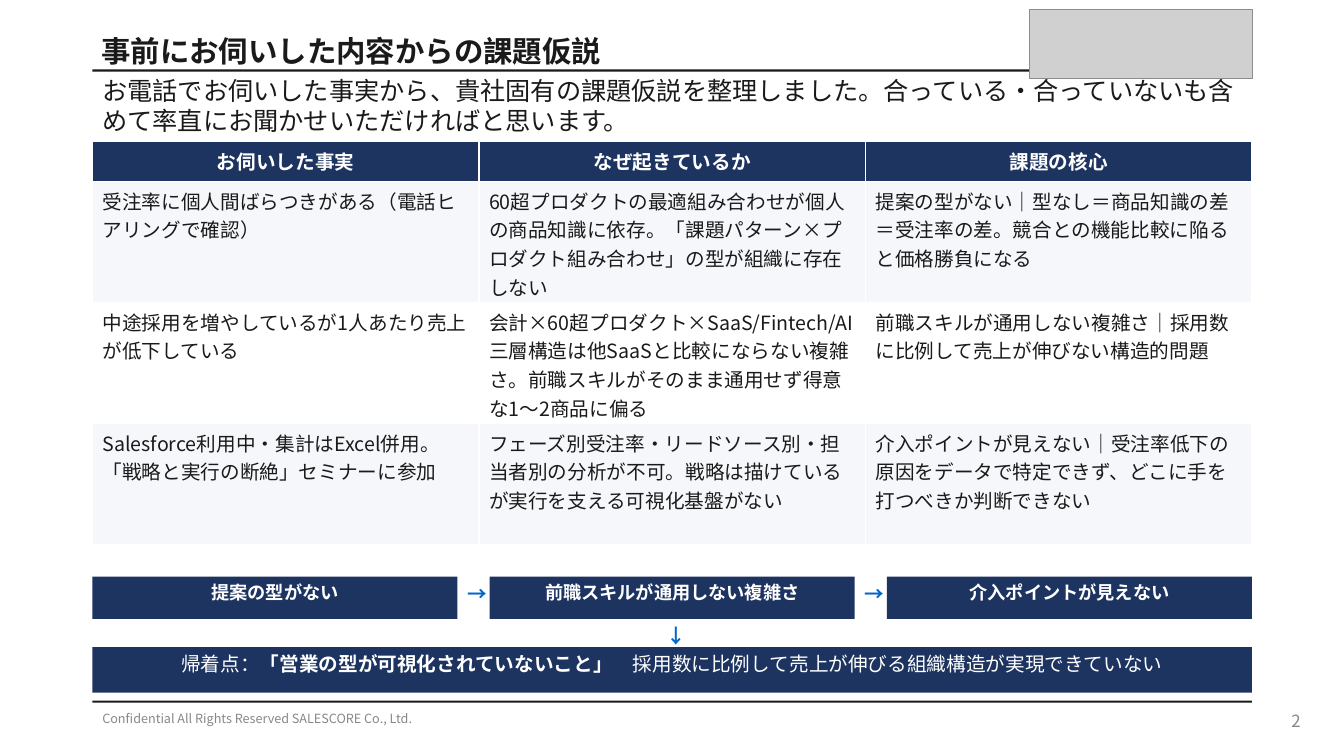
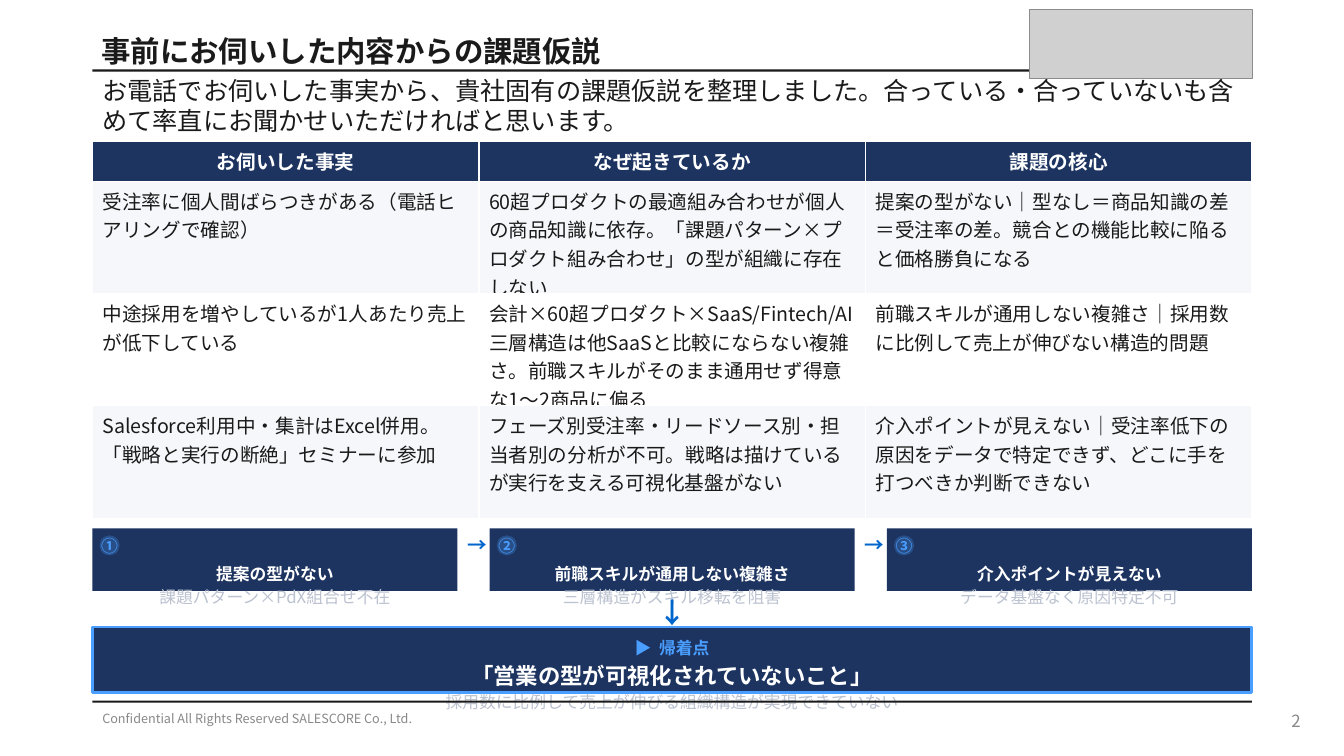
Before and after one commit to shintanagami-netizen/-, a slide deck: slide 2 of slides_p10_p12.pptx. Drawn at 1344x756 pixels with LibreOffice and Linux fonts; fonts in the diff are those of the drawing; grey boxes stand for pictures. Boxes give left, top, right and bottom in pixels: in the first picture for what was removed or moved away, otherwise in the second. Text is boxed around its words. In the diff, an @@ line names an element or a change of style, - is before the commit and + after.

```diff
--- a/slides_p10_p12.pptx
+++ b/slides_p10_p12.pptx
@@ table: place and size @@
-table at bbox=[93, 141, 1251, 544]
+table at bbox=[93, 141, 1251, 608]
@@ rectangle: place and size @@
-rectangle at bbox=[93, 577, 458, 619]
+rectangle at bbox=[93, 528, 458, 591]
@@ ellipse added at bbox=[100, 535, 120, 556], fill #284F88, 12 pt, text #4A9EFF, bold @@
+①
@@ text "→": place and size @@
-text "→" at bbox=[458, 577, 490, 619]
+text "→" at bbox=[458, 528, 490, 591]
@@ text "→" at bbox=[458, 528, 490, 591]: more space between paragraphs @@
@@ rectangle: place and size @@
-rectangle at bbox=[490, 577, 855, 619]
+rectangle at bbox=[490, 528, 855, 591]
@@ ellipse added at bbox=[497, 535, 517, 556], fill #284F88, 12 pt, text #4A9EFF, bold @@
+②
@@ text "→" at bbox=[855, 528, 887, 591]: more space between paragraphs @@
@@ text "→": place and size @@
-text "→" at bbox=[855, 577, 887, 619]
+text "→" at bbox=[855, 528, 887, 591]
@@ rectangle: place and size @@
-rectangle at bbox=[887, 577, 1252, 619]
+rectangle at bbox=[887, 528, 1252, 591]
@@ ellipse added at bbox=[894, 535, 914, 556], fill #284F88, 12 pt, text #4A9EFF, bold @@
+③
@@ text "提案の型がない": place and size @@
-text "提案の型がない" at bbox=[211, 583, 338, 601]
+text "提案の型がない" at bbox=[159, 565, 390, 604]
@@ text at bbox=[216, 565, 334, 582]: size 13 to 12 pt in "提案の型がない" @@
@@ text "前職スキルが通用しない複雑さ": place and size @@
-text "前職スキルが通用しない複雑さ" at bbox=[545, 583, 799, 601]
+text "前職スキルが通用しない複雑さ" at bbox=[555, 565, 790, 608]
@@ text at bbox=[555, 565, 790, 582]: size 13 to 12 pt in "前職スキルが通用しない複雑さ" @@
@@ text "介入ポイントが見えない": place and size @@
-text "介入ポイントが見えない" at bbox=[970, 583, 1170, 601]
+text "介入ポイントが見えない" at bbox=[960, 565, 1178, 604]
@@ text at bbox=[977, 565, 1162, 582]: size 13 to 12 pt in "介入ポイントが見えない" @@
@@ text at bbox=[159, 586, 390, 604]: paragraph added @@
+課題パターン×PdX組合せ不在
@@ text at bbox=[563, 586, 781, 608]: paragraph added @@
+三層構造がスキル移転を阻害
@@ text added at bbox=[612, 591, 733, 627], 12 pt, text #4A9EFF @@
+↓
+3つの課題が収束
@@ text at bbox=[960, 586, 1178, 604]: paragraph added @@
+データ基盤なく原因特定不可
@@ rectangle: place and size @@
-rectangle at bbox=[93, 647, 1252, 693]
+rectangle at bbox=[93, 627, 1252, 693]
@@ rectangle at bbox=[93, 627, 1252, 693]: outline none to #4A9EFF 2 pt @@
@@ text removed at bbox=[657, 619, 688, 647] @@
-↓
@@ text at bbox=[446, 640, 899, 709]: text changed; size 14 to 12 pt; text colour #FFFFFF to #BBC2D0 @@
-帰着点：「営業の型が可視化されていないこと」 採用数に比例して売上が伸びる組織構造が実現できていない
+▶ 帰着点
+「営業の型が可視化されていないこと」
+採用数に比例して売上が伸びる組織構造が実現できていない
```
Also in this commit, not shown: 2 other files.
